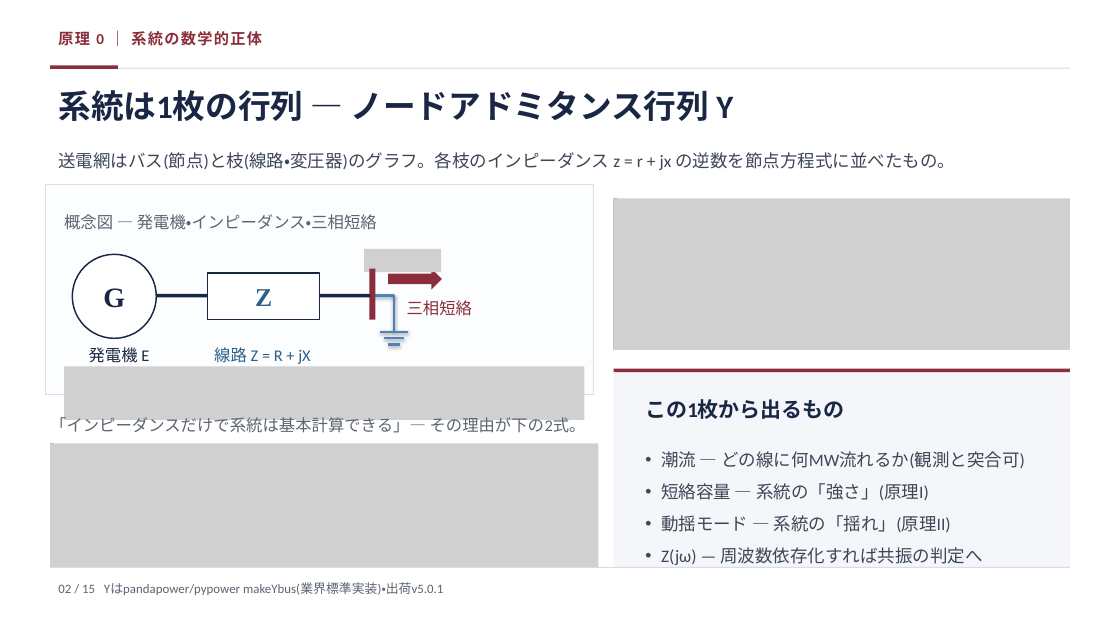
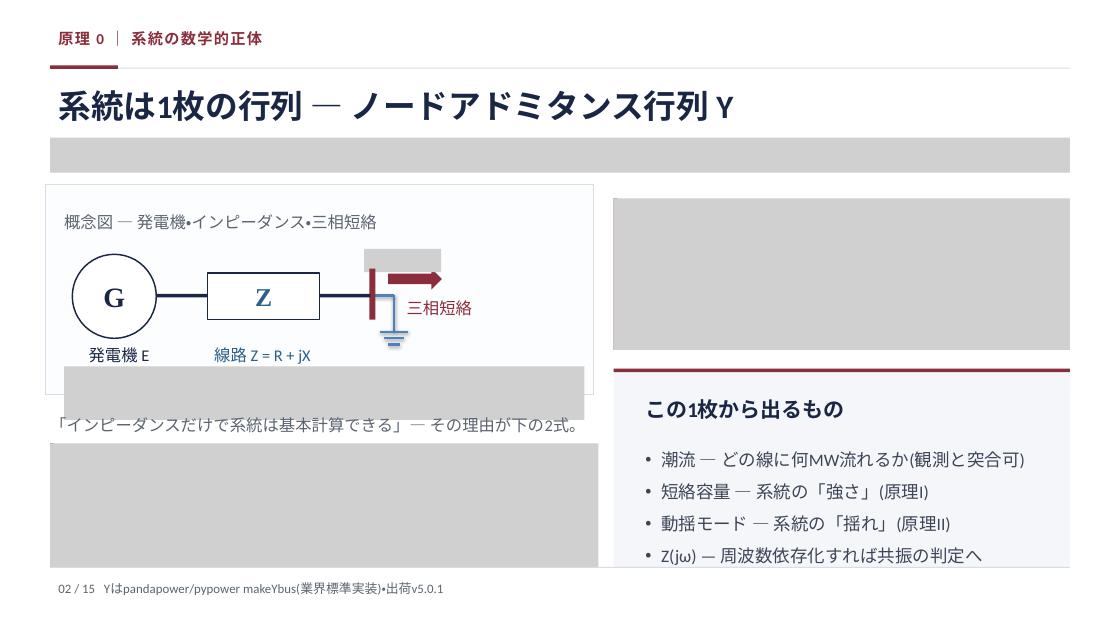
Before and after one commit to lutelute/All-Japan-Grid, a slide deck: slide 2 of docs/slides/AGJ_dynamics_2026-08-17_genspark.pptx. Drawn at 1120x630 pixels with LibreOffice and Linux fonts; fonts in the diff are those of the drawing; grey boxes stand for pictures. Boxes give left, top, right and bottom in pixels: in the first picture for what was removed or moved away, otherwise in the second. Text is boxed around its words. In the diff, an @@ line names an element or a change of style, - is before the commit and + after.

```diff
--- a/docs/slides/AGJ_dynamics_2026-08-17_genspark.pptx
+++ b/docs/slides/AGJ_dynamics_2026-08-17_genspark.pptx
@@ picture added at box(50, 138, 1070, 173) @@
@@ text removed at box(58, 152, 955, 170) @@
-送電網はバス(節点)と枝(線路・変圧器)のグラフ。各枝のインピーダンス z = r + jx の逆数を節点方程式に並べたもの。
```
Also in this commit, not shown: 4 other slides changed, 5 other files.
